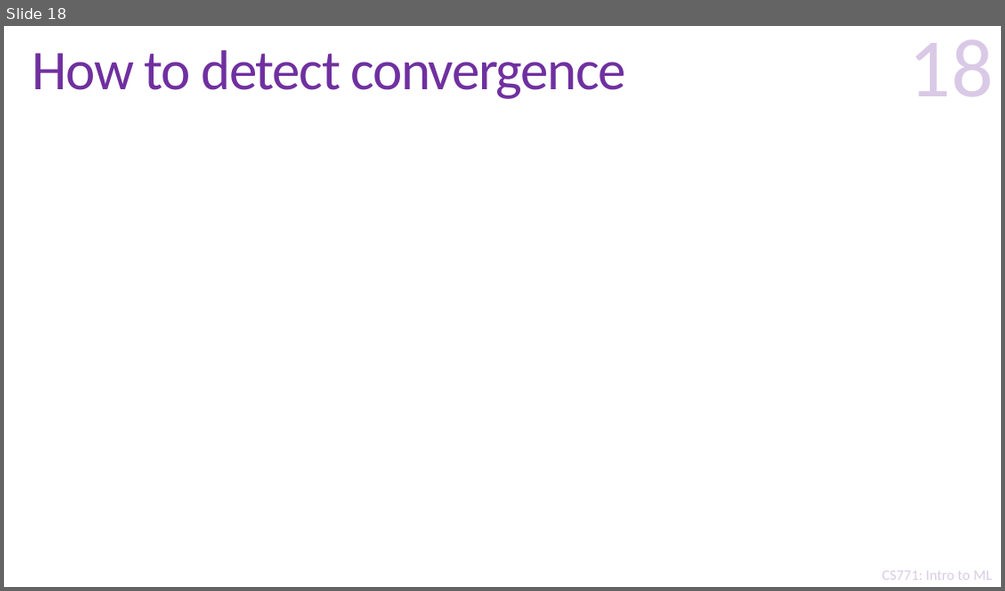
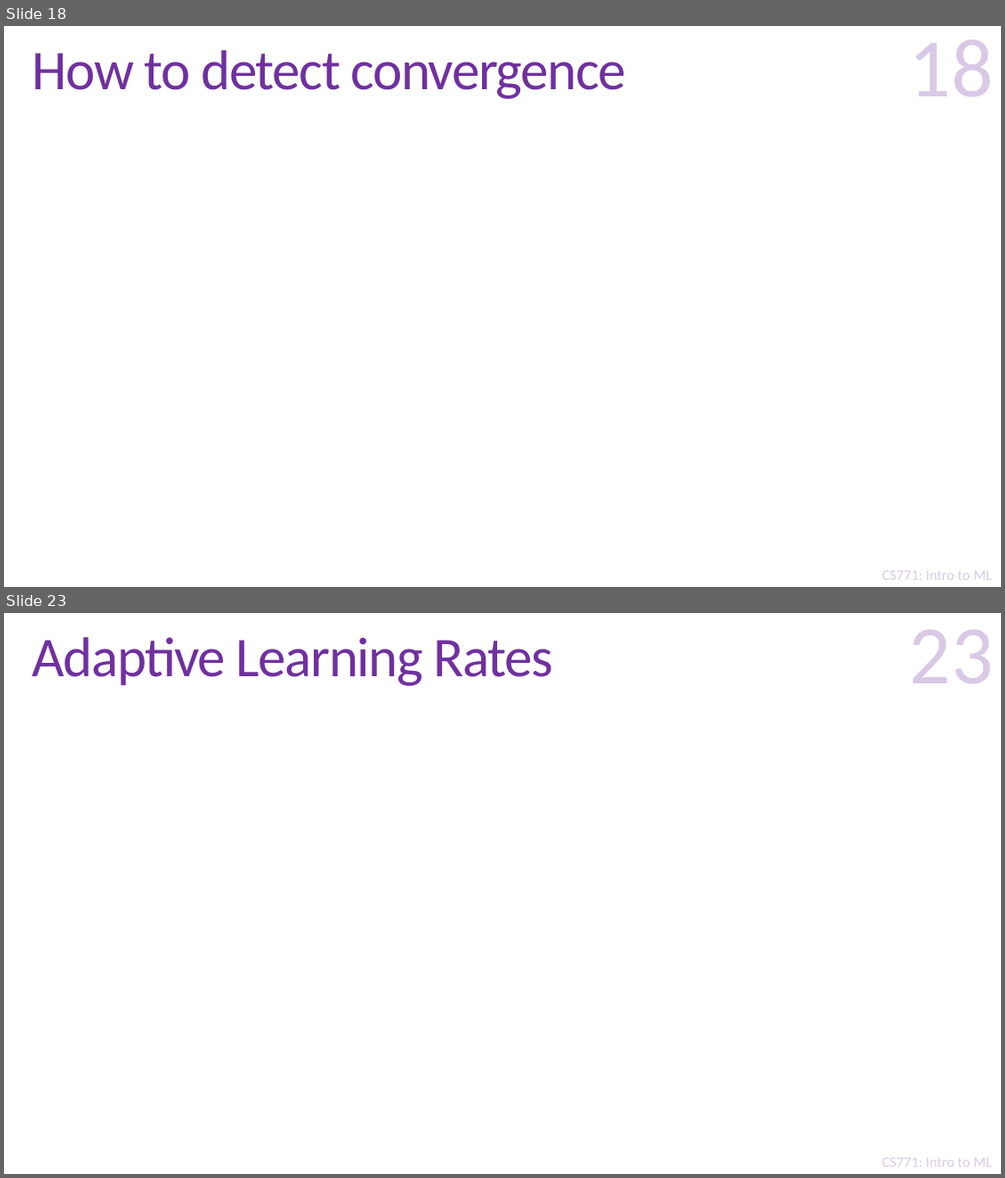
Before and after one commit to purushottamkar/ml19-20w, a slide deck: lecture_slides/8_Optimization Refresher.pptx. Shown one above the other, each under a label of ours: slide 18 before the commit, slides 18 and 23 after it; the slides between them are not shown. The pictures are 1005x591 and 1005x1178 pixels, drawn with LibreOffice and Linux fonts; fonts in the diff are those of the drawing; grey boxes stand for pictures; background and template pictures are left out. Boxes give left, top, right and bottom in pixels: in the first picture for what was removed or moved away, otherwise in the second. Text is boxed around its words. In the diff, an @@ line names an element or a change of style, - is before the commit and + after.

```diff
--- a/lecture_slides/8_Optimization Refresher.pptx
+++ b/lecture_slides/8_Optimization Refresher.pptx
@@ slide 23 added at [4, 613, 1001, 1174], background #FFFFFF; not listed: 2 template elements that a slide beside it also shows @@
@@ title added at [32, 637, 554, 686], 54 pt, text #7030A0 @@
+Adaptive Learning Rates
@@ page number added at [909, 630, 993, 683], 80 pt, text #7030A0 at 25% opacity @@
+23
```
Also in this commit, not shown: 4 other slides added.
